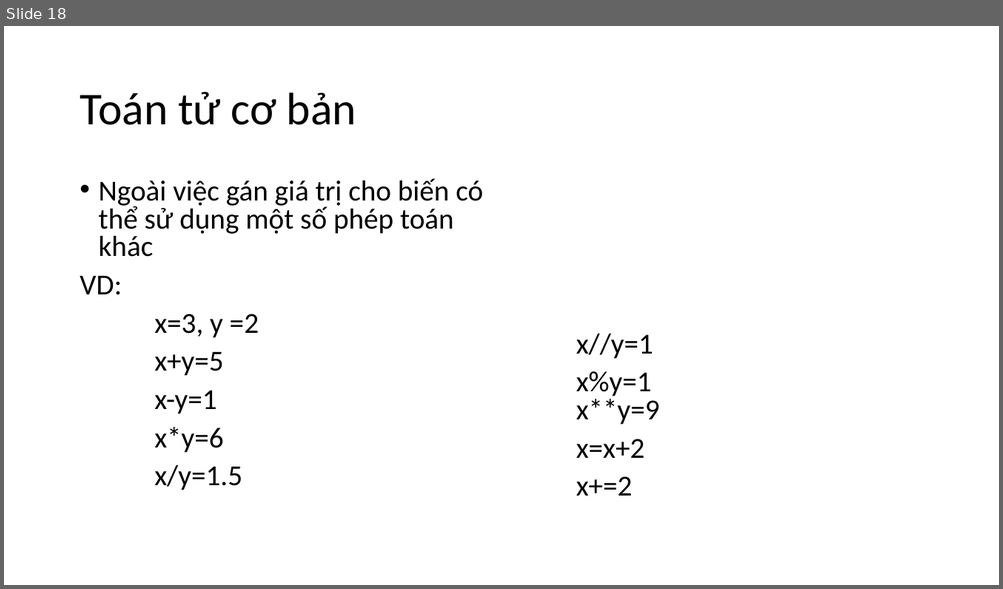
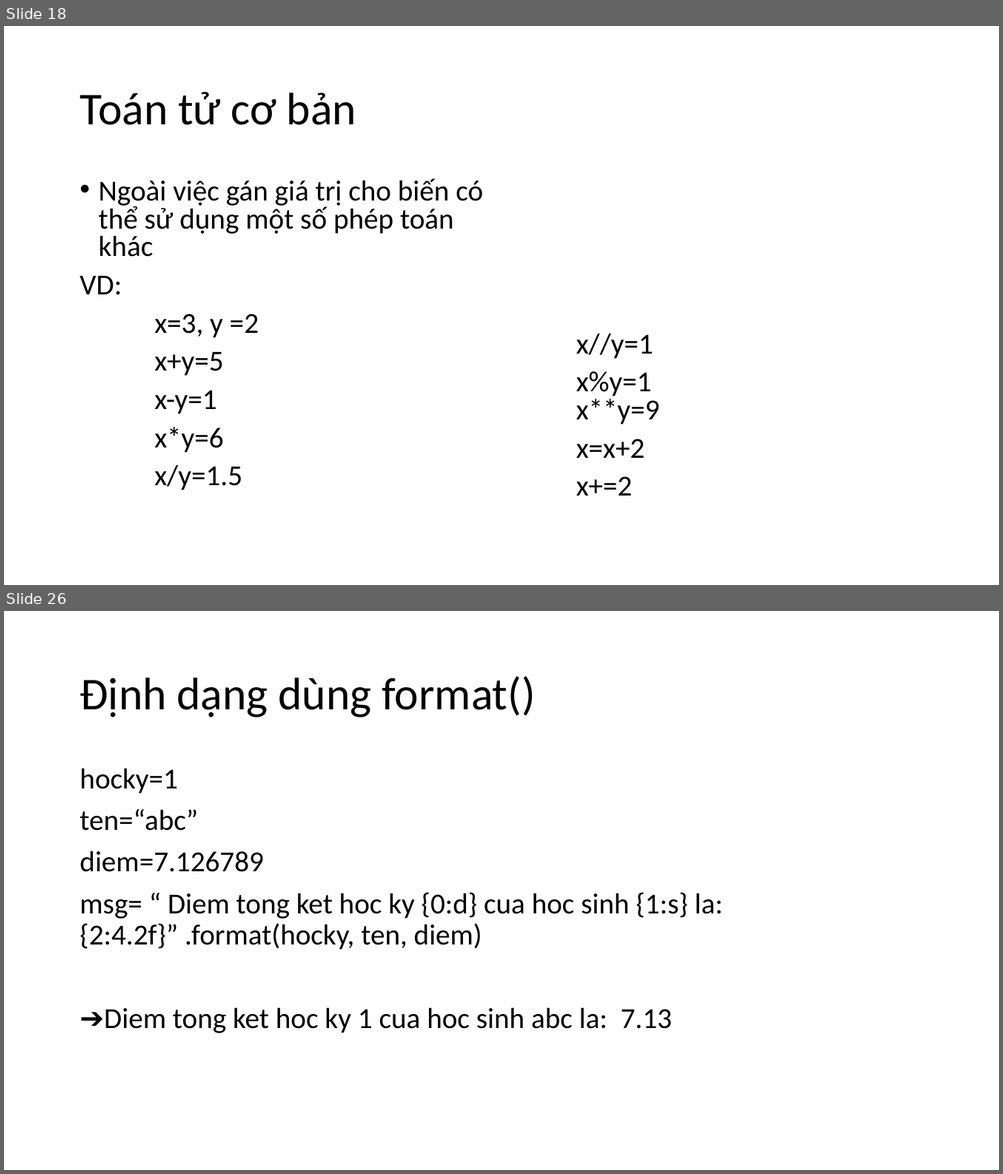
Before and after one commit to levinhhoang16/PyOpenCVCourse, a slide deck: Lecture/PythonCoban.pptx. Shown one above the other, each under a label of ours: slide 18 before the commit, slides 18 and 26 after it; the slides between them are not shown. The pictures are 1003x589 and 1003x1174 pixels, drawn with LibreOffice and Linux fonts; fonts in the diff are those of the drawing. Boxes give left, top, right and bottom in pixels: in the first picture for what was removed or moved away, otherwise in the second. Text is boxed around its words. In the diff, an @@ line names an element or a change of style, - is before the commit and + after.

```diff
--- a/Lecture/PythonCoban.pptx
+++ b/Lecture/PythonCoban.pptx
@@ slide 26 added at (4, 611, 999, 1170), background #FFFFFF @@
@@ title added at (79, 676, 535, 718), 44 pt, text #000000 @@
+Định dạng dùng format()
@@ text added at (79, 768, 723, 1034), 28 pt, text #000000 @@
+hocky=1
+ten=“abc”
+diem=7.126789
+msg= “ Diem tong ket hoc ky {0:d} cua hoc sinh {1:s} la: {2:4.2f}” .format(hocky, ten, diem)
+➔Diem tong ket hoc ky 1 cua hoc sinh abc la: 7.13
```
Also in this commit, not shown: 1 slide changed, 14 other slides added.
